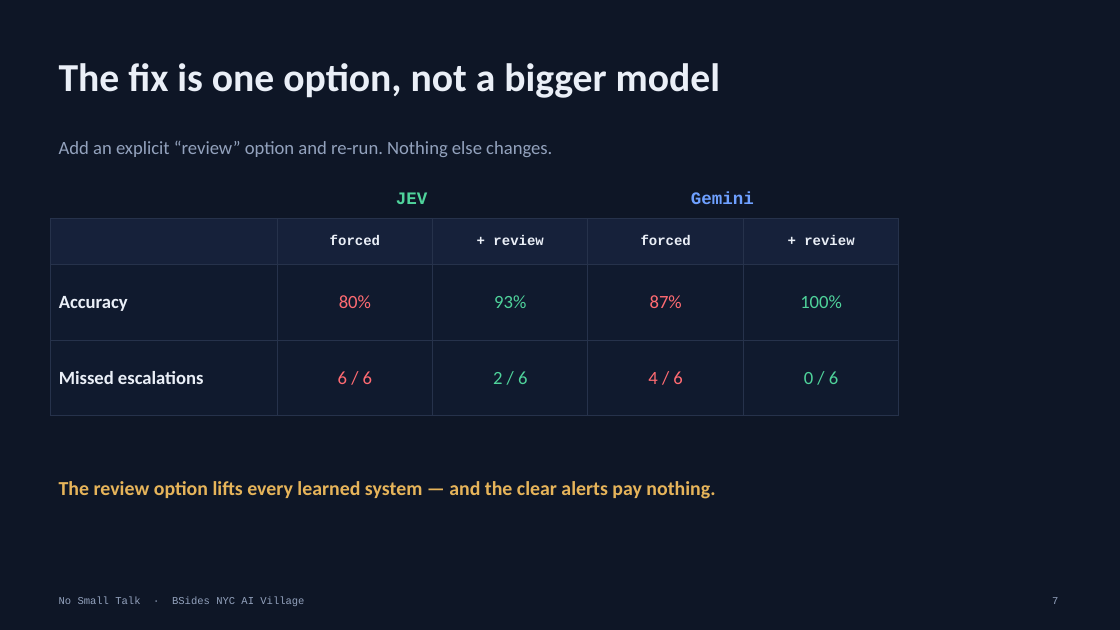
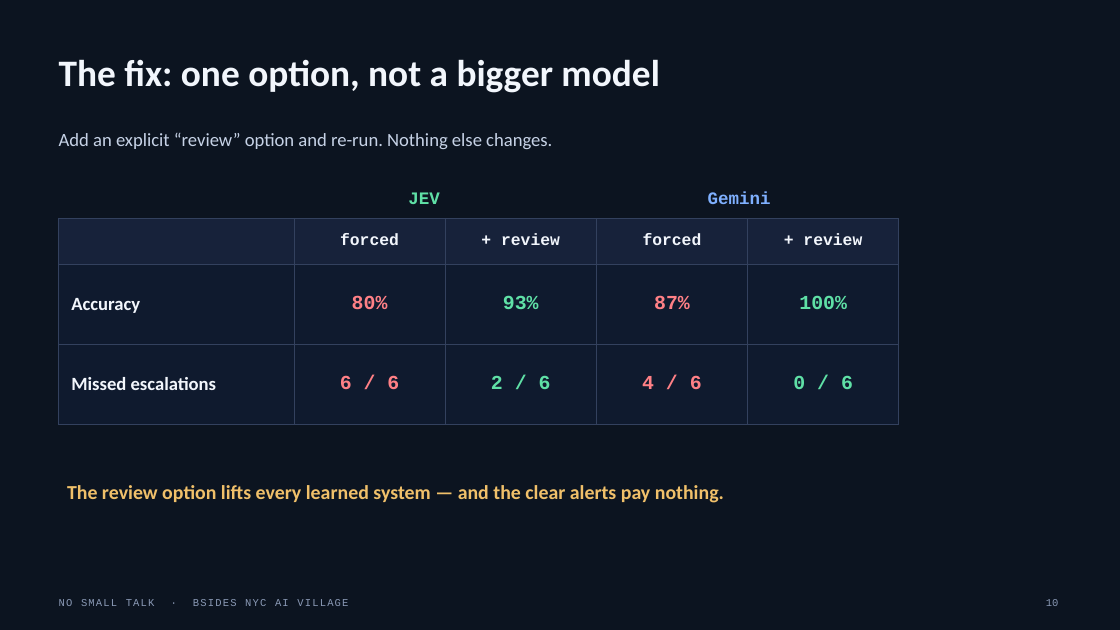
Before and after one commit to sanj-mishra/no-small-talk, a slide deck: slide 10 of submission/no-small-talk-deck.pptx (slide 7 before the commit). Drawn at 1120x630 pixels with LibreOffice and Linux fonts; fonts in the diff are those of the drawing. Boxes give left, top, right and bottom in pixels: in the first picture for what was removed or moved away, otherwise in the second. Text is boxed around its words. In the diff, an @@ line names an element or a change of style, - is before the commit and + after.

```diff
--- a/submission/no-small-talk-deck.pptx
+++ b/submission/no-small-talk-deck.pptx
@@ background #0E1626 to #0C1420 @@
@@ text at [59,59,659,93]: text changed; size 34 to 32 pt; text colour #EAEFF7 to #F2F6FC @@
-The fix is one option, not a bigger model
+The fix: one option, not a bigger model
@@ text "Add an explicit “review” option ...": place and size @@
-text "Add an explicit “review” option ..." at [59,141,552,157]
+text "Add an explicit “review” option ..." at [59,133,552,149]
@@ text "Add an explicit “review” option ..." at [59,133,552,149]: text colour #93A2BD to #C6D2E6 @@
@@ text "JEV" at [408,192,439,204]: text colour #4FD39B to #5FE0A6 @@
@@ text "Gemini" at [708,192,771,204]: text colour #6EA0FF to #7FB0FF @@
@@ table at [59,218,899,394] @@
@@ fill #16213A to #17223A in row 1 @@
@@ fill #101A2E to #0F1A2E in 10 cells @@
@@ size 12 to 14 pt in "forced", "+ review", "forced", "+ review" @@
@@ text colour #EAEFF7 to #F2F6FC in "forced", "+ review", "forced", "+ review" and 2 more places @@
@@ size 16 to 17 pt, font Calibri to Courier New, bold on in "80%", "93%", "87%", "100%" and 4 more places @@
@@ text colour #FF6B72 to #FF8086 in "80%", "87%", "6 / 6", "4 / 6" @@
@@ text colour #4FD39B to #5FE0A6 in "93%", "100%", "2 / 6", "0 / 6" @@
@@ borders changed @@
@@ table: place and size @@
-table at [50,218,899,388]
+table at [59,218,899,394]
@@ text "The review option lifts every ...": place and size @@
-text "The review option lifts every ..." at [59,481,715,499]
+text "The review option lifts every ..." at [67,485,724,503]
@@ text "The review option lifts every ..." at [67,485,724,503]: text colour #E6B45A to #F0C06A @@
@@ text at [59,599,348,606]: text changed; text colour #93A2BD to #8A99B5 @@
-No Small Talk · BSides NYC AI Village
+NO SMALL TALK · BSIDES NYC AI VILLAGE
@@ text added at [1046,599,1059,606], 9 pt, text #8A99B5 @@
+10
@@ text removed at [1052,597,1058,604] @@
-7
```
Also in this commit, not shown: 4 other slides changed, 8 slides added, 7 slides removed, 1 other file.
